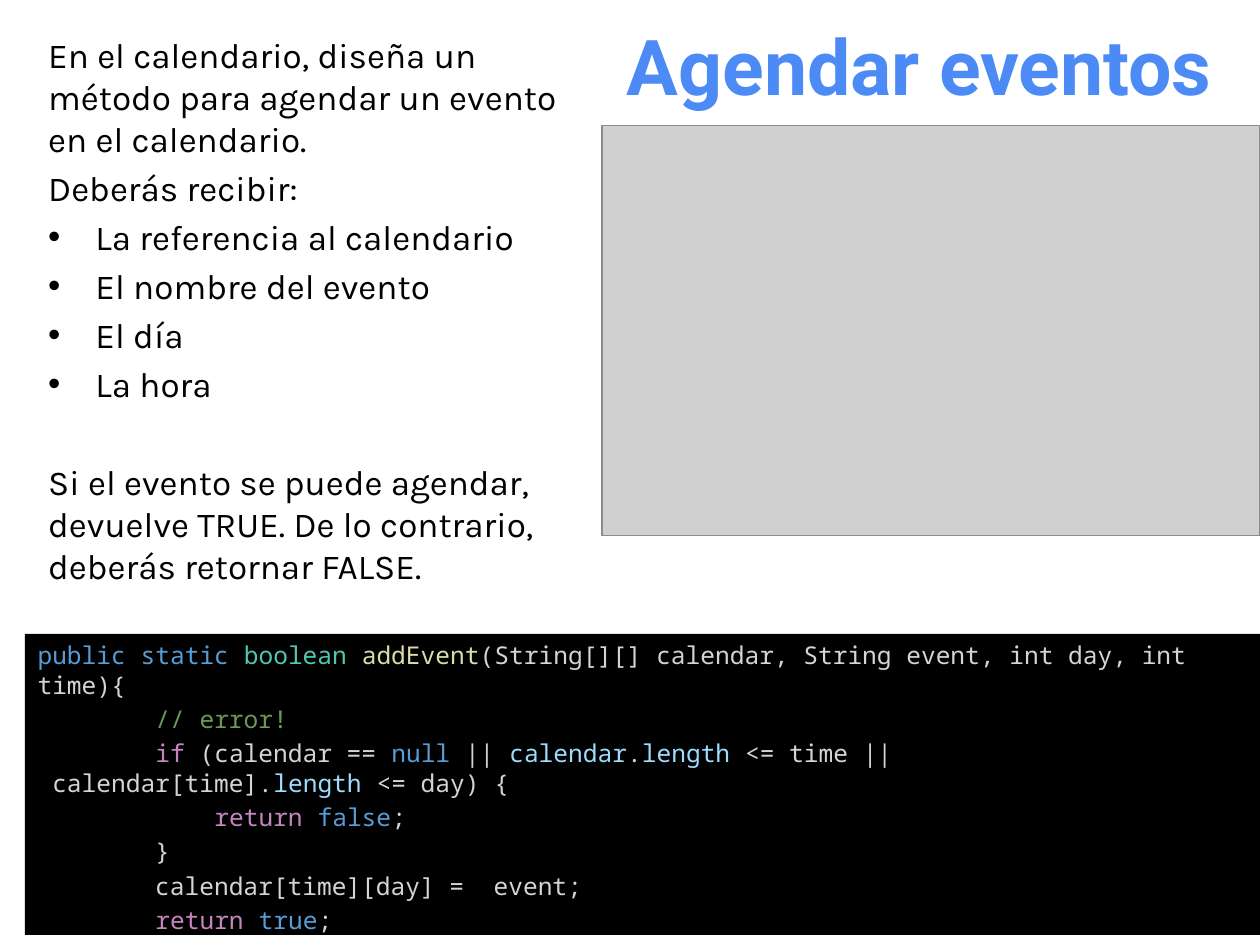
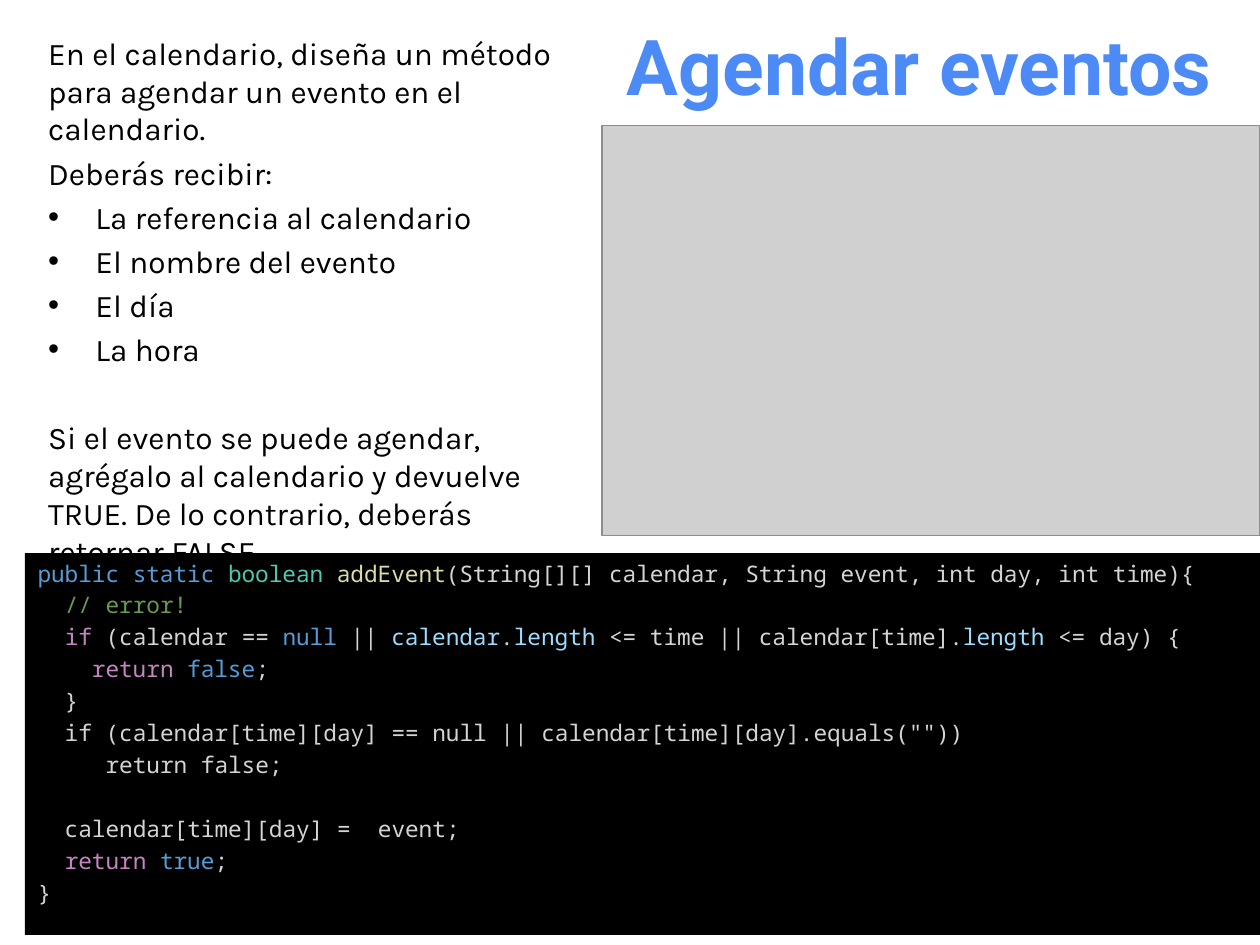
Before and after one commit to OMardil/INFO2, a slide deck: slide 17 of MOD01_Arreglos_multidimensionales/01 Presentacion/INFO2_MOD01-Arreglos_Multidimensionales.pptx. Drawn at 1260x945 pixels with LibreOffice and Linux fonts; fonts in the diff are those of the drawing; grey boxes stand for pictures. Boxes give left, top, right and bottom in pixels: in the first picture for what was removed or moved away, otherwise in the second. Text is boxed around its words. In the diff, an @@ line names an element or a change of style, - is before the commit and + after.

```diff
--- a/MOD01_Arreglos_multidimensionales/01 Presentacion/INFO2_MOD01-Arreglos_Multidimensionales.pptx
+++ b/MOD01_Arreglos_multidimensionales/01 Presentacion/INFO2_MOD01-Arreglos_Multidimensionales.pptx
@@ text at (48,41,551,362): size 20 to 18 pt in "En el calendario, diseña un método para ...", "Deberás recibir:", "La referencia al calendario", "El nombre del evento" and 2 more places @@
@@ text at (48,427,521,529): text changed; size 20 to 18 pt @@
-Si el evento se puede agendar, devuelve TRUE. De lo contrario, deberás retornar FALSE.
+Si el evento se puede agendar, agrégalo al calendario y devuelve TRUE. De lo contrario, deberás retornar FALSE.
@@ rectangle "public static boolean addEvent(String[][] calendar, ...": place and size @@
-rectangle "public static boolean addEvent(String[][] calendar, ..." at (25,634,1260,935)
+rectangle "public static boolean addEvent(String[][] calendar, ..." at (25,553,1260,935)
@@ text in rectangle at (38,564,1195,872): size 14 to 13 pt in "public static boolean addEvent(String[][] calendar, String e ...", "// error!", "if (calendar == null || calendar.length <= ...", "return false;" and 4 more places @@
@@ text in rectangle at (65,723,963,776): paragraphs added @@
+if (calendar[time][day] == null || calendar[time][day].equals(""))
+return false;
```
Also in this commit, not shown: 1 other slide changed.
